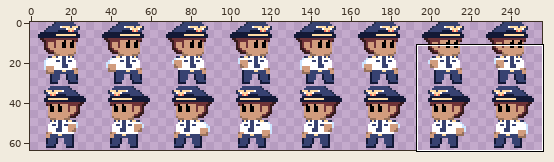
Sprite sheet: bin/player/attack.png. Above, an overview of the earlier version with the close-up marked.
Close-up. The starting point:
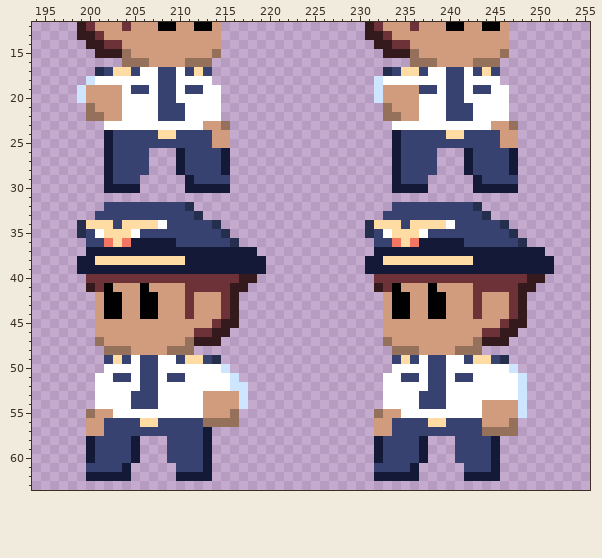
The file is 256x64 pixels. Shown: x 194..255, y 12..63. The commit also changed other parts of the picture, which this record leaves out.
The same view after the edit:
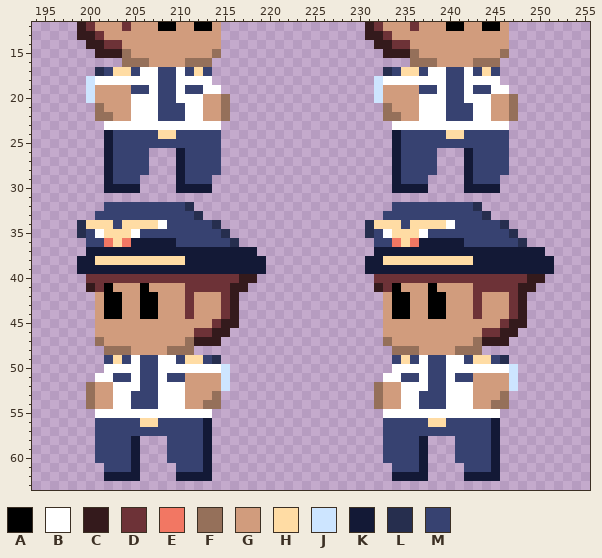
Palette (. is transparent): A #000000  B #ffffff  C #341a1c  D #6d3237  E #f27763  F #95705a  G #d19c7d  H #ffdca4  J #cde5ff  K #131936  L #262e4e  M #374271
From old to new:
@@ x 194..255 @@
 18 ......JBBBBBBBMMBBBB..................JBBBBBBBMMBBBB..........
-19 .....JGGGGBMMBMMBMMBB.................JGGGGMMBMMBMMBB.........
-20 .....JGGGGBBBBMMBBBBB.................JGGGGBBBMMBBBBB.........
-21 ......FGGGBBBBMMMBBBB..................FGGGBBBMMMBBBB.........
-22 ......FFGGBBBBMMMBBBB..................FFGGBBBMMMBBBB.........
-23 ........BBBBBBBBBBBGGF..................BBBBBBBBBBBGGF........
-24 ........KMMMMMHHMMMMGG..................KMMMMMHHMMMMGG........
-25 ........KMMMMMMMMMMMGG..................KMMMMMMMMMMMGG........
-26 ........KMMMM...KMMMMK..................KMMMM...KMMMMK........
-27 ........KMMMM...KMMMMK..................KMMMM...KMMMMK........
-28 ........KMMMM...KMMMMK..................KMMMM...KMMMMK........
-29 ........KMMM.....KMMMM..................KMMM.....KMMMM........
-30 ........KKKK.....KKKKK..................KKKK.....KKKKK........
+19 ......JGGGGMMBMMBMMBB.................JGGGGMMBMMBMMBB.........
+20 ......JGGGGBBBMMBBBGGF................JGGGGBBBMMBBBGGF........
+21 .......FGGGBBBMMMBBGGF.................FGGGBBBMMMBBGGF........
+22 .......FFGGBBBMMMBBGGF.................FFGGBBBMMMBBGGF........
+23 ........BBBBBBBBBBBBB...................BBBBBBBBBBBBB.........
+24 ........KMMMMMHHMMMMM...................KMMMMMHHMMMMM.........
+25 ........KMMMMMMMMMMMM...................KMMMMMMMMMMMM.........
+26 ........KMMMM...KMMMM...................KMMMM...KMMMM.........
+27 ........KMMMM...KMMMM...................KMMMM...KMMMM.........
+28 ........KMMMM...KMMMM...................KMMMM...KMMMM.........
+29 ........KMMM....KMMM....................KMMM....KMMM..........
+30 ........KKKK....KKKK....................KKKK....KKKK..........
 31 ..............................................................
@@ x 194..255 @@
 50 ........BBBBMMBBBBBBBJ..................BBBBMMBBBBBBBJ........
-51 .......BBMMBMMBMMBBBBBJ................BBMMBMMBMMBBBBBJ.......
-52 .......BBBBBMMBBBBBBBBJJ...............BBBBBMMBBBBBBBBJ.......
-53 .......BBBBMMMBBBBBGGGGJ...............BBBBMMMBBBBBBBBJ.......
-54 .......BBBBMMMBBBBBGGGGJ...............BBBBMMMBBBBGGGGJ.......
-55 ......FGGBBBBBBBBBBGGGF...............FGGBBBBBBBBBGGGGJ.......
-56 ......GGMMMMHHMMMMMFFFF...............GGMMMMHHMMMMGGGF........
-57 ......GGMMMMMMMMMMMK..................GGMMMMMMMMMMFFFF........
-58 ......KMMMMK...MMMMK..................KMMMMK...MMMMK..........
-59 ......KMMMMK...MMMMK..................KMMMMK...MMMMK..........
-60 ......KMMMMK...MMMMK..................KMMMMK...MMMMK..........
-61 ......MMMMK.....MMMK..................MMMMK.....MMMK..........
-62 ......KKKKK.....KKKK..................KKKKK.....KKKK..........
+51 .......BBMMBMMBMMGGGGJ.................BBMMBMMBMMGGGGJ........
+52 ......FGGBBBMMBBBGGGGJ................FGGBBBMMBBBGGGGJ........
+53 ......FGGBBMMMBBBGGGF.................FGGBBMMMBBBGGGF.........
+54 ......FGGBBMMMBBBGGFF.................FGGBBMMMBBBGGFF.........
+55 .......BBBBBBBBBBBBB...................BBBBBBBBBBBBB..........
+56 .......MMMMMHHMMMMMK...................MMMMMHHMMMMMK..........
+57 .......MMMMMMMMMMMMK...................MMMMMMMMMMMMK..........
+58 .......MMMMK...MMMMK...................MMMMK...MMMMK..........
+59 .......MMMMK...MMMMK...................MMMMK...MMMMK..........
+60 .......MMMMK...MMMMK...................MMMMK...MMMMK..........
+61 ........MMMK....MMMK....................MMMK....MMMK..........
+62 ........KKKK....KKKK....................KKKK....KKKK..........
 63 ..............................................................
